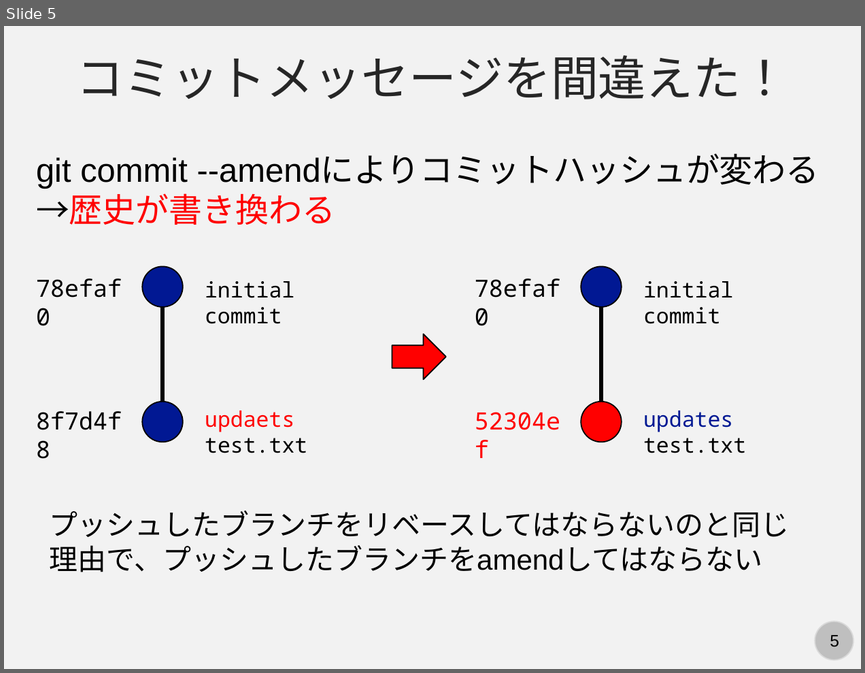
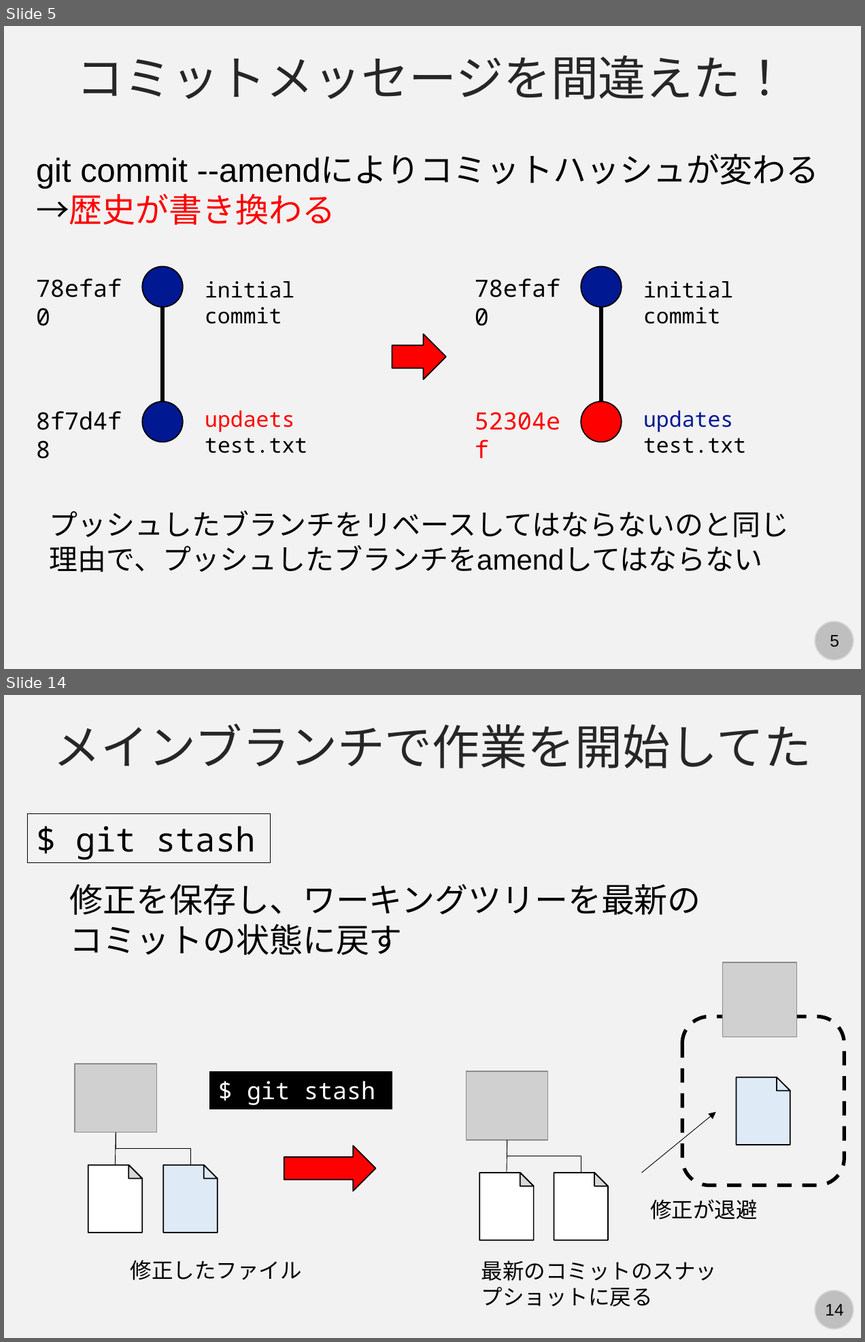
Before and after one commit to kaityo256/github, a slide deck: advanced/fig/slide.pptx. Shown one above the other, each under a label of ours: slide 5 before the commit, slides 5 and 14 after it; the slides between them are not shown. The pictures are 865x673 and 865x1342 pixels, drawn with LibreOffice and Linux fonts; fonts in the diff are those of the drawing; grey boxes stand for pictures. Boxes give left, top, right and bottom in pixels: in the first picture for what was removed or moved away, otherwise in the second. Text is boxed around its words. In the diff, an @@ line names an element or a change of style, - is before the commit and + after.

```diff
--- a/advanced/fig/slide.pptx
+++ b/advanced/fig/slide.pptx
@@ slide 14 added at (4, 695, 861, 1338), background #F2F2F2; not listed: 2 template elements that a slide beside it also shows @@
@@ text added at (54, 724, 812, 768), 40 pt, text #262626 @@
+メインブランチで作業を開始してた
@@ rectangle added at (28, 814, 271, 863), outline #000000 0.75 pt, 28 pt, text #000000 @@
+$ git stash
@@ text added at (70, 884, 701, 955), 28 pt, text #000000 @@
+修正を保存し、ワーキングツリーを最新のコミットの状態に戻す
@@ picture added at (723, 962, 798, 1037) @@
@@ rounded rectangle added at (682, 1016, 844, 1185), outline #000000 3 pt dashed @@
@@ picture added at (75, 1064, 156, 1132) @@
@@ rectangle added at (209, 1071, 392, 1109), fill #000000, outline #000000 0.75 pt, 20 pt, text #FFFFFF @@
+$ git stash
@@ picture added at (466, 1071, 547, 1140) @@
@@ snip rect added at (736, 1077, 789, 1145), fill #DEEBF7, outline #000000 1 pt @@
@@ right triangle added at (777, 1077, 791, 1091), fill #DEEBF7, outline #000000 1 pt @@
@@ arrow added from (641, 1172) to (716, 1111), #000000 0.5 pt @@
@@ elbow line added from (116, 1132) to (191, 1164), #000000 0.5 pt @@
@@ line added from (116, 1132) to (116, 1164), #000000 0.5 pt @@
@@ elbow line added from (507, 1140) to (581, 1172), #000000 0.5 pt @@
@@ line added from (507, 1140) to (507, 1172), #000000 0.5 pt @@
@@ right arrow added at (284, 1146, 376, 1191), fill #FF0000, outline #000000 1 pt @@
@@ snip rect added at (88, 1164, 142, 1232), fill #FFFFFF, outline #000000 1 pt @@
@@ right triangle added at (129, 1164, 143, 1178), fill #D9D9D9, outline #000000 1 pt @@
@@ snip rect added at (163, 1164, 218, 1232), fill #DEEBF7, outline #000000 1 pt @@
@@ right triangle added at (204, 1164, 218, 1178), fill #DEEBF7, outline #000000 1 pt @@
@@ snip rect added at (479, 1172, 534, 1240), fill #FFFFFF, outline #000000 1 pt @@
@@ right triangle added at (520, 1172, 534, 1186), fill #D9D9D9, outline #000000 1 pt @@
@@ snip rect added at (554, 1172, 608, 1240), fill #FFFFFF, outline #000000 1 pt @@
@@ right triangle added at (594, 1172, 608, 1186), fill #D9D9D9, outline #000000 1 pt @@
@@ text added at (650, 1199, 757, 1219), 18 pt, text #000000 @@
+修正が退避
@@ text added at (130, 1259, 302, 1280), 18 pt, text #000000 @@
+修正したファイル
@@ text added at (481, 1260, 717, 1306), 18 pt, text #000000 @@
+最新のコミットのスナップショットに戻る
```
Also in this commit, not shown: 2 slides changed, 29 other slides added, 1 other file.
